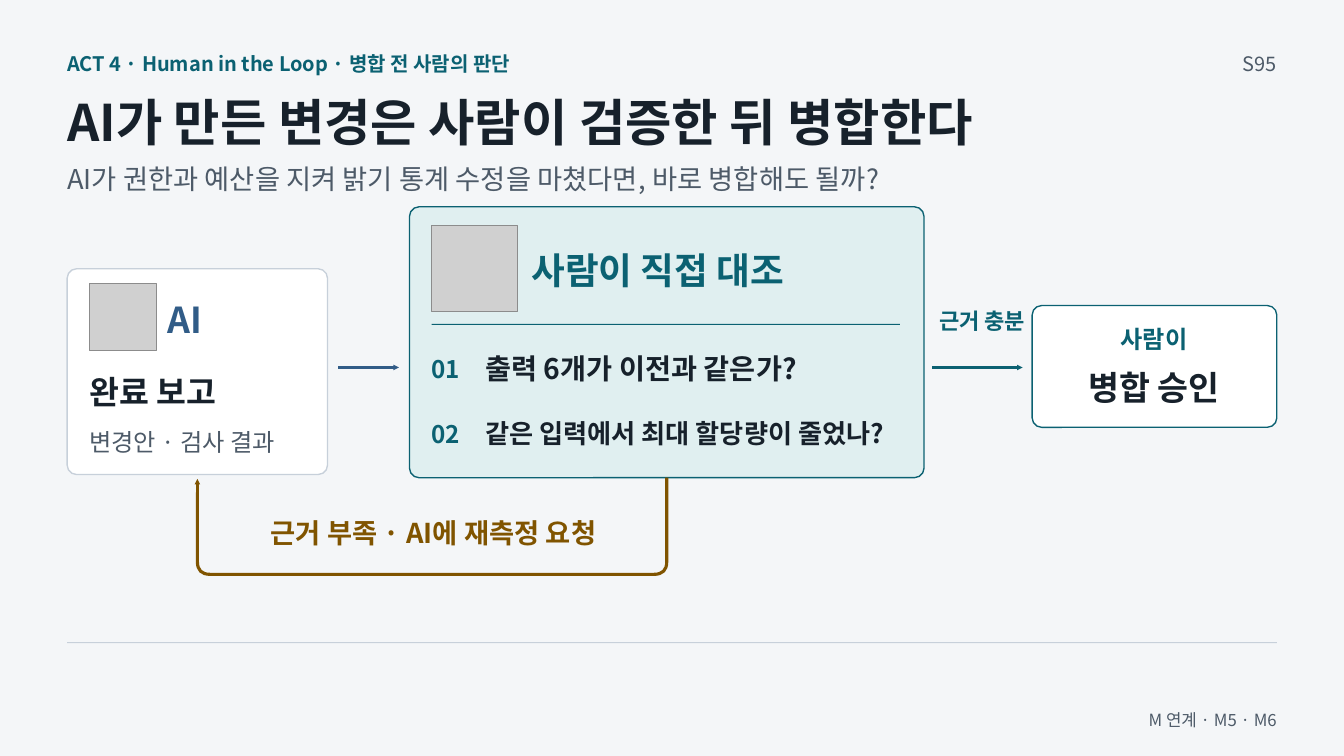
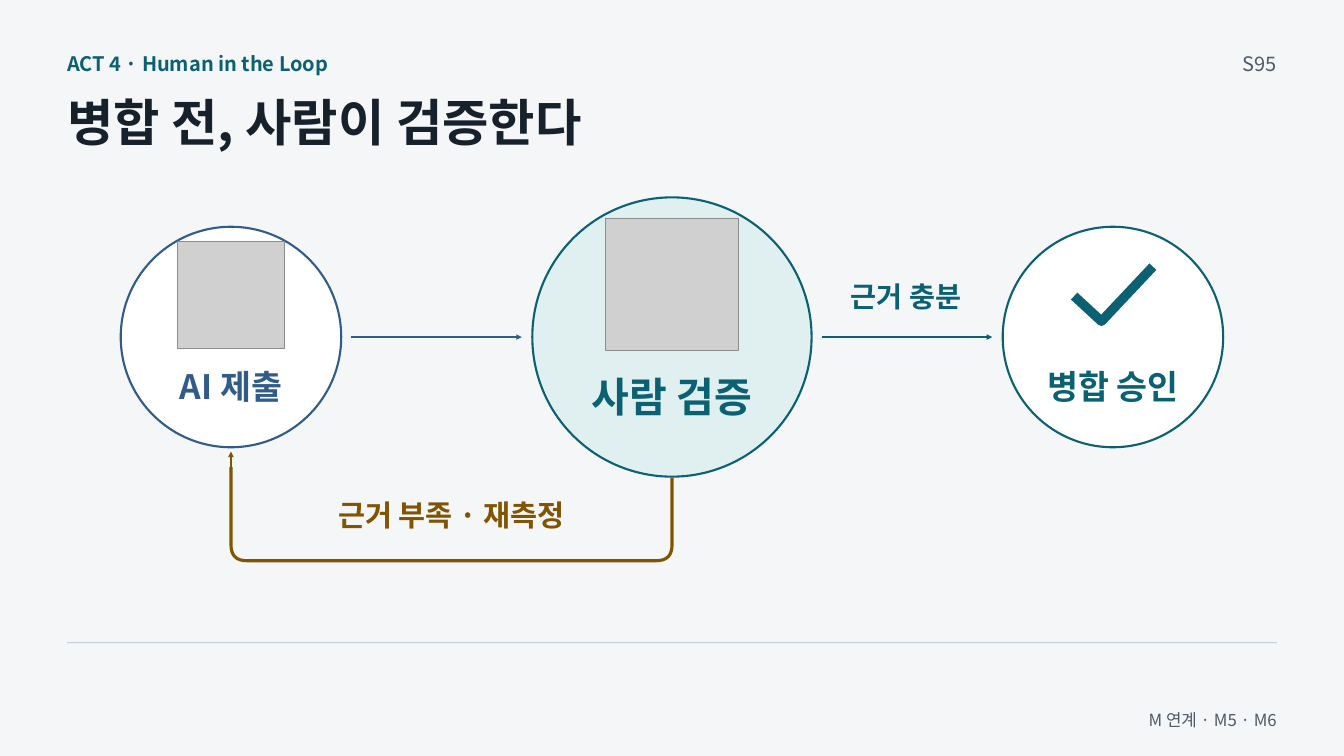
Before and after one commit to GideokKim/ai-dev-training, a slide deck: slide 18 of production/ACT_4.pptx. Drawn at 1344x756 pixels with LibreOffice and Linux fonts; fonts in the diff are those of the drawing; grey boxes stand for pictures. Boxes give left, top, right and bottom in pixels: in the first picture for what was removed or moved away, otherwise in the second. Text is boxed around its words. In the diff, an @@ line names an element or a change of style, - is before the commit and + after.

```diff
--- a/production/ACT_4.pptx
+++ b/production/ACT_4.pptx
@@ text at (x1=67, y1=55, x2=328, y2=76): text changed @@
-ACT 4 · Human in the Loop · 병합 전 사람의 판단
+ACT 4 · Human in the Loop
@@ text at (x1=67, y1=98, x2=581, y2=152): text changed @@
-AI가 만든 변경은 사람이 검증한 뒤 병합한다
+병합 전, 사람이 검증한다
@@ text removed at (x1=67, y1=166, x2=880, y2=194) @@
-AI가 권한과 예산을 지켜 밝기 통계 수정을 마쳤다면, 바로 병합해도 될까?
@@ rounded rectangle removed at (x1=409, y1=207, x2=924, y2=478) @@
@@ ellipse added at (x1=532, y1=198, x2=812, y2=477), fill #E0EFF0, outline #0B6172 1.5 pt @@
@@ ellipse added at (x1=121, y1=227, x2=342, y2=448), fill #FFFFFF, outline #315C87 1.5 pt @@
@@ picture resized from (x1=432, y1=226, x2=517, y2=312) to (x1=606, y1=219, x2=738, y2=351) @@
@@ ellipse added at (x1=1003, y1=227, x2=1224, y2=448), fill #FFFFFF, outline #0B6172 1.5 pt @@
@@ rounded rectangle removed at (x1=68, y1=269, x2=328, y2=475) @@
@@ picture resized from (x1=90, y1=283, x2=157, y2=351) to (x1=177, y1=242, x2=284, y2=349) @@
@@ text removed at (x1=531, y1=253, x2=785, y2=288) @@
-사람이 직접 대조
@@ freeform shape added at (x1=1071, y1=263, x2=1155, y2=324), outline #0B6172 6.75 pt @@
@@ text "근거 충분" moved from (x1=939, y1=310, x2=1026, y2=331) to (x1=851, y1=283, x2=961, y2=310) @@
@@ text "근거 충분" at (x1=851, y1=283, x2=961, y2=310): size 15.8 to 20.2 pt @@
@@ line removed from (432, 325) to (900, 325) @@
@@ rounded rectangle removed at (x1=1032, y1=306, x2=1277, y2=427) @@
@@ text removed at (x1=1121, y1=327, x2=1188, y2=351) @@
-사람이
@@ arrow moved from (338, 368) - (399, 368) to (351, 337) - (522, 337) @@
@@ text removed at (x1=431, y1=359, x2=460, y2=379) @@
-01
@@ text removed at (x1=485, y1=355, x2=797, y2=382) @@
-출력 6개가 이전과 같은가?
@@ arrow moved from (933, 368) - (1023, 368) to (823, 337) - (992, 337) @@
@@ text removed at (x1=89, y1=377, x2=216, y2=407) @@
-완료 보고
@@ text at (x1=180, y1=371, x2=282, y2=402): text changed; size 25.5 to 24 pt @@
-AI
+AI 제출
@@ text added at (x1=592, y1=377, x2=752, y2=416), 29.2 pt, text #0B6172, bold @@
+사람 검증
@@ text "병합 승인" moved from (x1=1088, y1=371, x2=1220, y2=403) to (x1=1047, y1=370, x2=1179, y2=402) @@
@@ text "병합 승인" at (x1=1047, y1=370, x2=1179, y2=402): text colour #17212B to #0B6172 @@
@@ text removed at (x1=89, y1=431, x2=275, y2=453) @@
-변경안 · 검사 결과
@@ text removed at (x1=431, y1=424, x2=460, y2=444) @@
-02
@@ text removed at (x1=485, y1=421, x2=884, y2=446) @@
-같은 입력에서 최대 할당량이 줄었나?
@@ freeform shape resized from (x1=198, y1=478, x2=667, y2=575) to (x1=231, y1=454, x2=673, y2=561) @@
@@ arrow moved from (198, 479) - (198, 497) to (231, 452) - (231, 471) @@
@@ text at (x1=338, y1=501, x2=565, y2=529): text changed; size 19.5 to 21 pt @@
-근거 부족 · AI에 재측정 요청
+근거 부족 · 재측정
```
Also in this commit, not shown: 17 other files.
